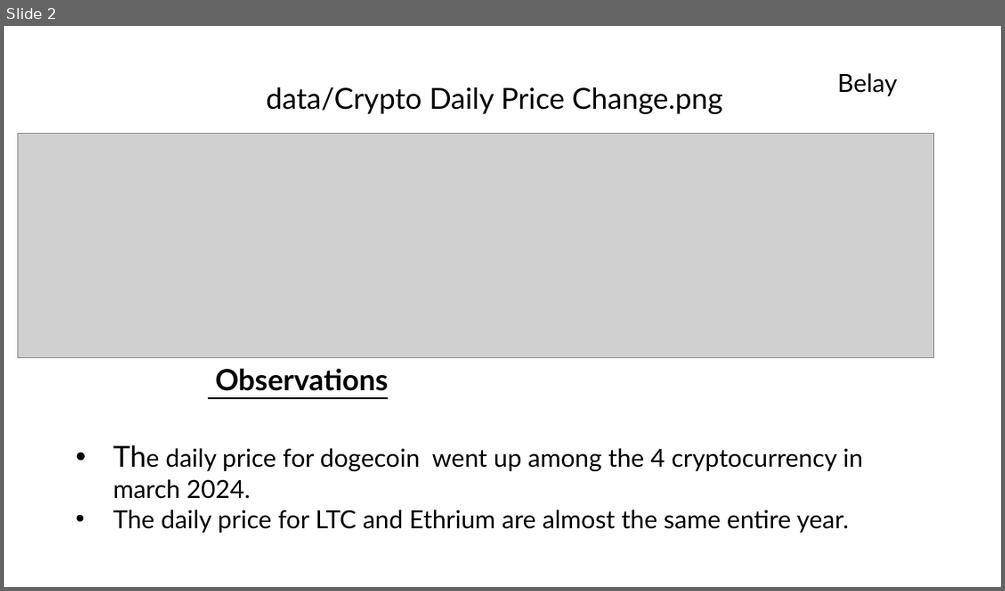
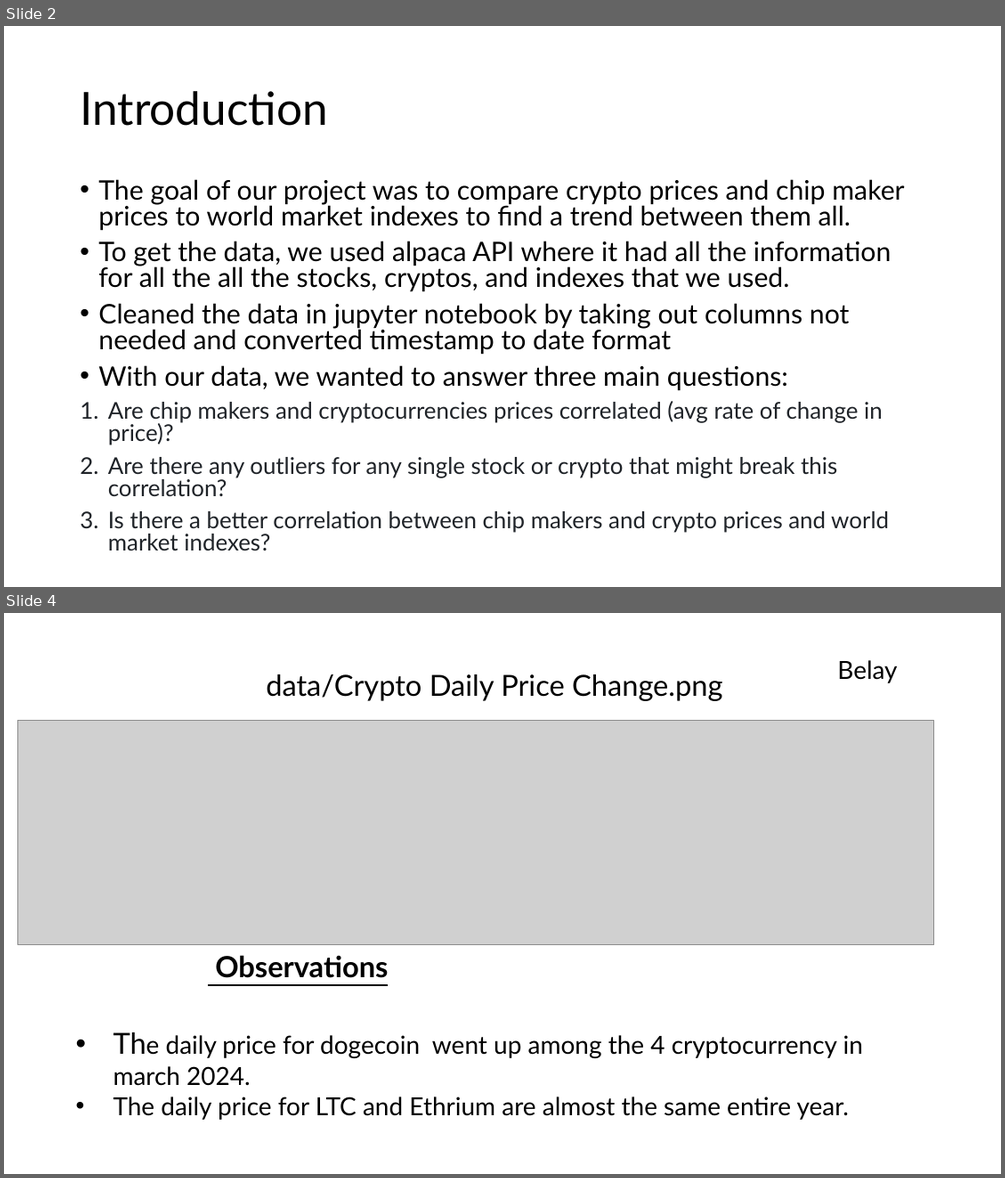
Before and after one commit to Belayohio/project_1, a slide deck: data/Slide_project_1.pptx. Shown one above the other, each under a label of ours: slide 2 before the commit, slides 2 and 4 after it; the slides between them are not shown. The pictures are 1005x591 and 1005x1178 pixels, drawn with LibreOffice and Linux fonts; fonts in the diff are those of the drawing; grey boxes stand for pictures. Boxes give left, top, right and bottom in pixels: in the first picture for what was removed or moved away, otherwise in the second. Text is boxed around its words. In the diff, an @@ line names an element or a change of style, - is before the commit and + after.

```diff
--- a/data/Slide_project_1.pptx
+++ b/data/Slide_project_1.pptx
@@ slide 2 added at (4,26,1001,587), background #FFFFFF @@
@@ title added at (80,91,328,126), 44 pt, text #000000 @@
+Introduction
@@ text added at (98,179,904,532), 25.9 pt, text #000000 @@
+• The goal of our project was to compare crypto prices and chip maker prices to world market indexes to find a trend between them all.
+• To get the data, we used alpaca API where it had all the information for all the all the stocks, cryptos, and indexes that we used.
+• Cleaned the data in jupyter notebook by taking out columns not needed and converted timestamp to date format
+• With our data, we wanted to answer three main questions:
+1. Are chip makers and cryptocurrencies prices correlated (avg rate of change in price)?
+2. Are there any outliers for any single stock or crypto that might break this correlation?
+3. Is there a better correlation between chip makers and crypto prices and world market indexes?
@@ what was slide 2 is now slide 4 @@
```
Also in this commit, not shown: 2 other slides added, 1 slide removed.
